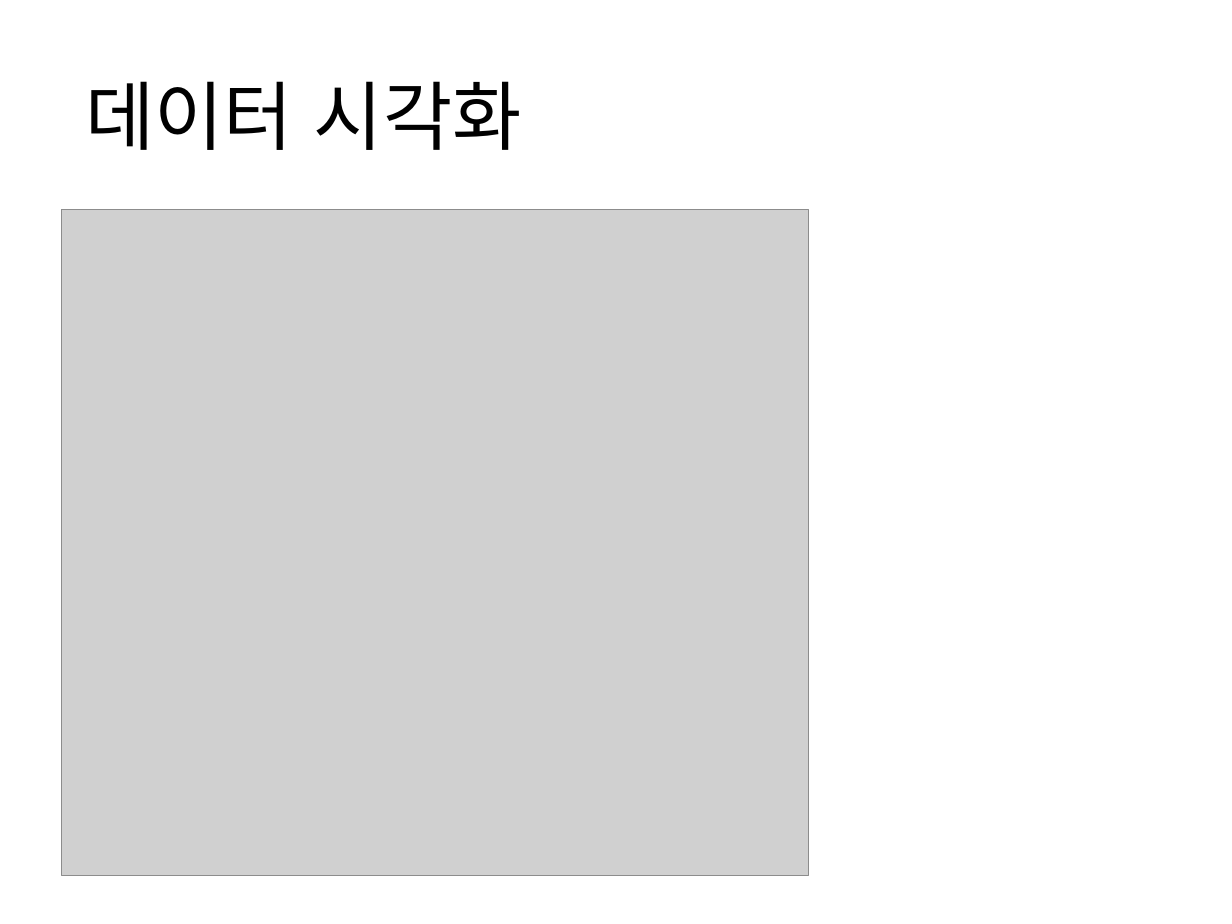
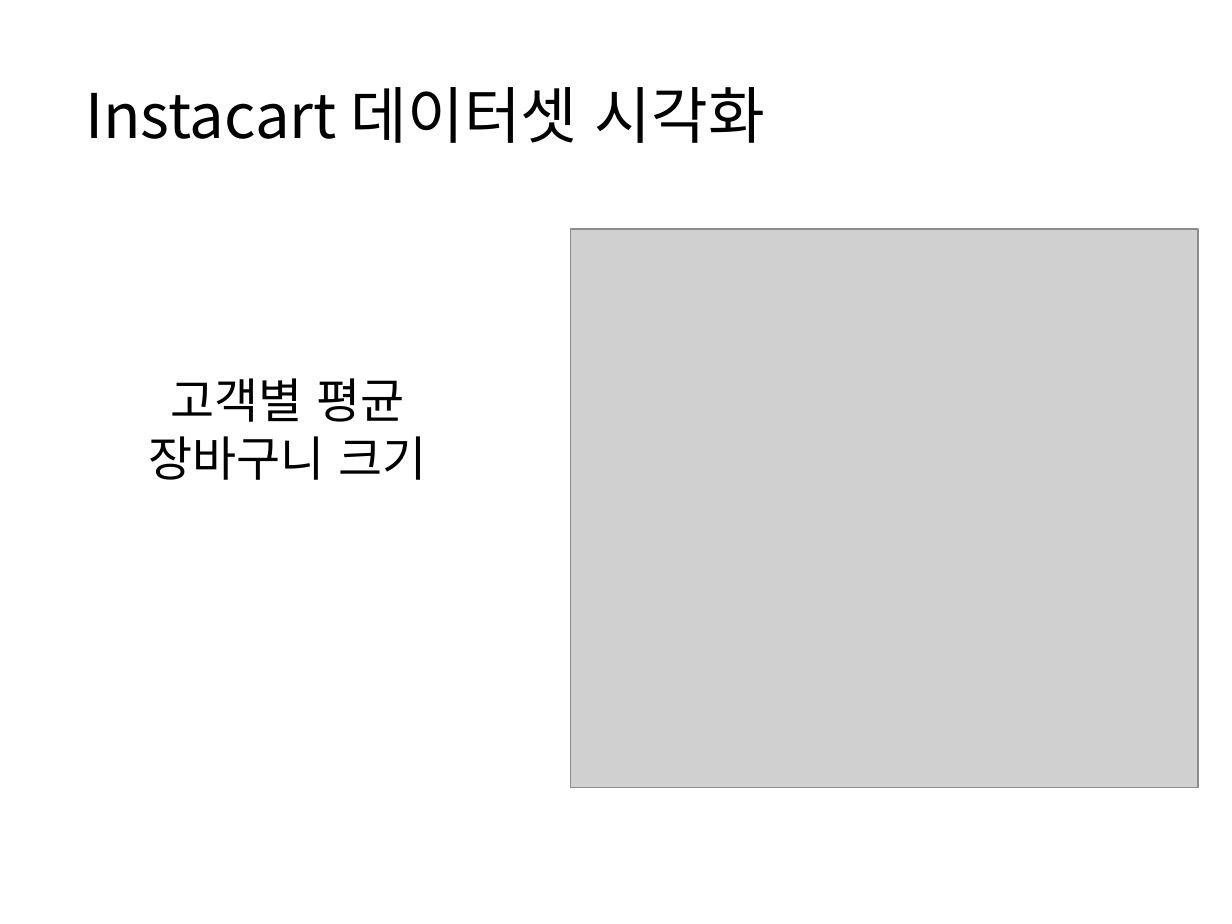
Before and after one commit to WasVelinn/1stPerSonalProjecT, a slide deck: slide 8 of 프레젠테이션1.pptx (slide 20 before the commit). Drawn at 1232x924 pixels with LibreOffice and Linux fonts; fonts in the diff are those of the drawing; grey boxes stand for pictures. Boxes give left, top, right and bottom in pixels: in the first picture for what was removed or moved away, otherwise in the second. Text is boxed around its words. In the diff, an @@ line names an element or a change of style, - is before the commit and + after.

```diff
--- a/프레젠테이션1.pptx
+++ b/프레젠테이션1.pptx
@@ title at bbox=[85, 87, 765, 143]: text changed; size 44 to 36 pt @@
-데이터 시각화
+Instacart 데이터셋 시각화
@@ picture: place and size @@
-picture at bbox=[62, 209, 808, 875]
+picture at bbox=[570, 229, 1198, 788]
@@ text added at bbox=[149, 378, 426, 480], 28 pt, text #000000 @@
+고객별 평균 장바구니 크기
```
Also in this commit, not shown: 2 other slides changed, 6 slides added, 1 slide removed, 12 other files.
